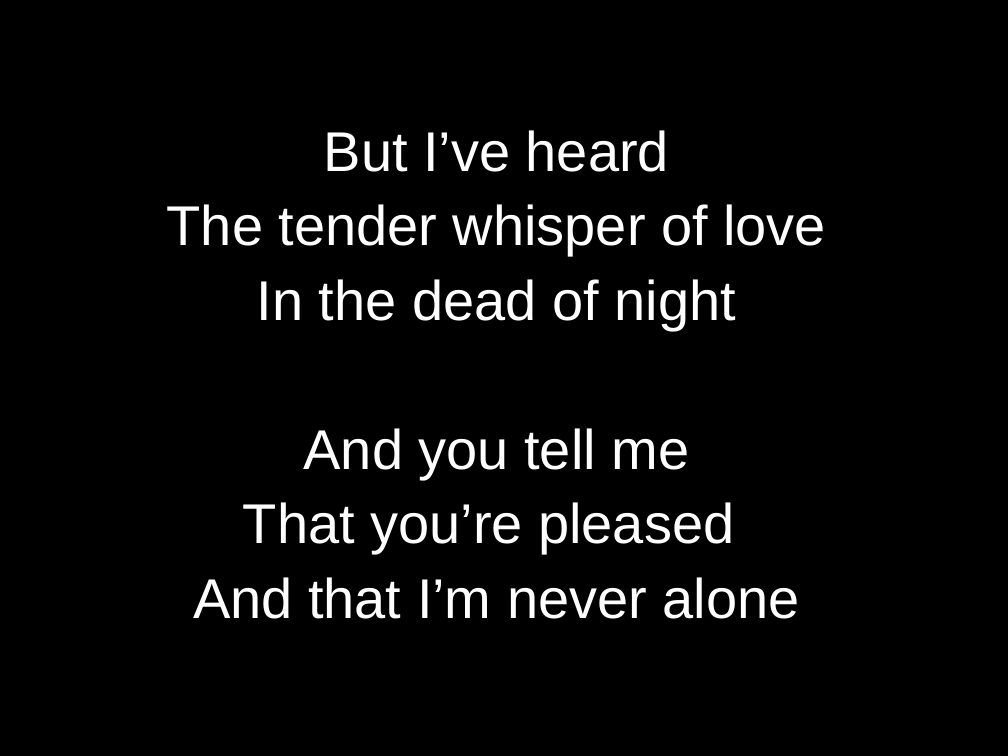
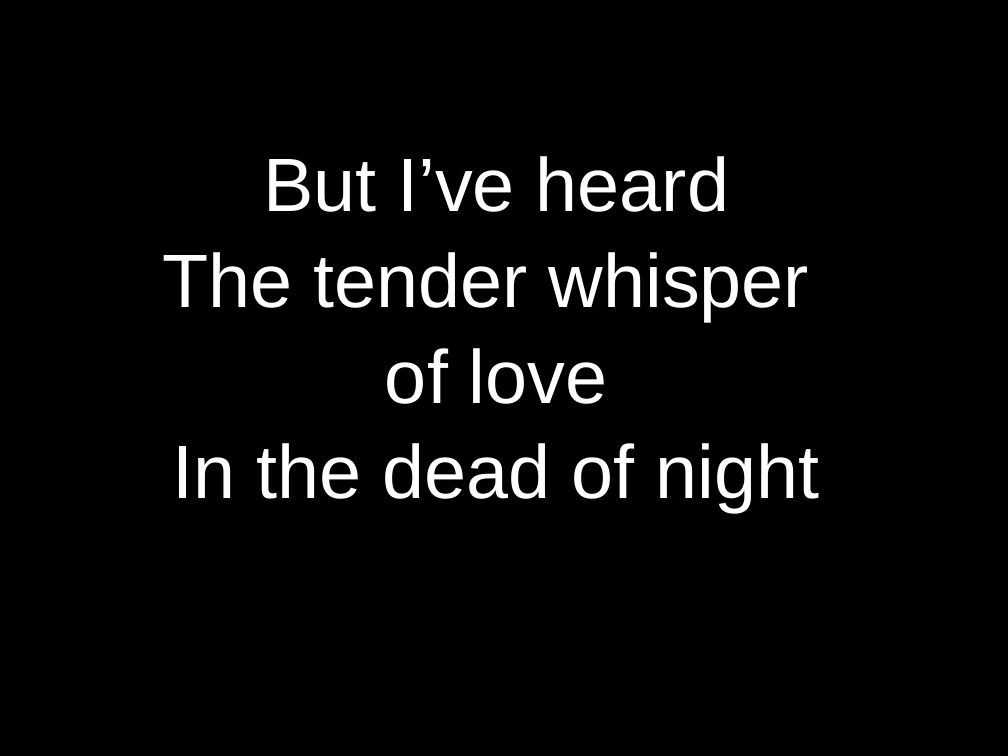
Before and after one commit to kendall412/worship, a slide deck: slide 3 of Good Good Father.pptx. Drawn at 1008x756 pixels with LibreOffice and Linux fonts; fonts in the diff are those of the drawing. Boxes give left, top, right and bottom in pixels: in the first picture for what was removed or moved away, otherwise in the second. Text is boxed around its words. In the diff, an @@ line names an element or a change of style, - is before the commit and + after.

```diff
--- a/Good Good Father.pptx
+++ b/Good Good Father.pptx
@@ subtitle at box(173, 156, 820, 512): size 40 to 54 pt in "But I’ve heard", "In the dead of night" @@
@@ subtitle at box(162, 252, 809, 404): text changed; size 40 to 54 pt @@
-The tender whisper of love
+The tender whisper
+of love
@@ subtitle at box(193, 428, 800, 619): paragraphs removed @@
-And you tell me
-That you’re pleased
-And that I’m never alone
```
Also in this commit, not shown: 10 other slides changed, 4 slides added, 12 other files.
